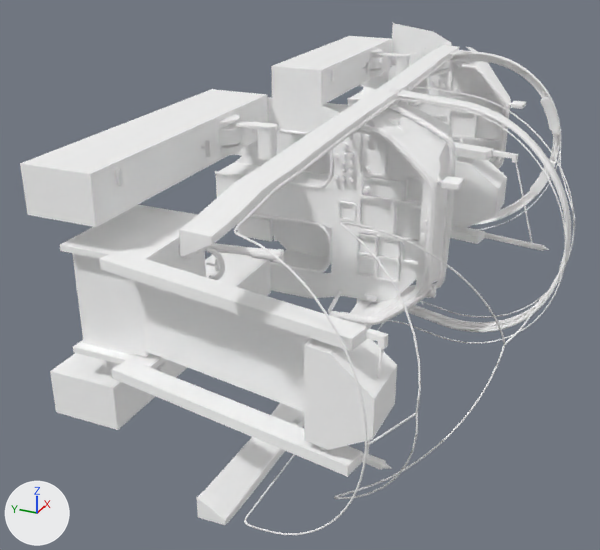
Renders of the glTF model public/models/ct156/performance/ct156-cockpit.glb from each side of a commit.
Before and after are seen from a camera (50 mm lens) standing at (-8.36, -3.95, 3.45) and looking at (0.33, -0.04, -0.9). Every picture has the same lights, and +X, +Y and +Z are marked at lower left. The picture after the commit comes second. Where no turn or scale is listed for an object, it has been applied to the vertices. Vertices at exactly the same position are counted once.

The first picture shows 'body-mesh', 'body-mesh.001', 'body-mesh.002', 'body-mesh.005', 'body-mesh.006', 'canopy-rails-mesh.001', 'forward-bow-mesh', 'pcl-mesh', 'pcl-mesh.001', 'seat-mesh.001', 'seat-mesh.003', 'shade-mesh' and 10 more.
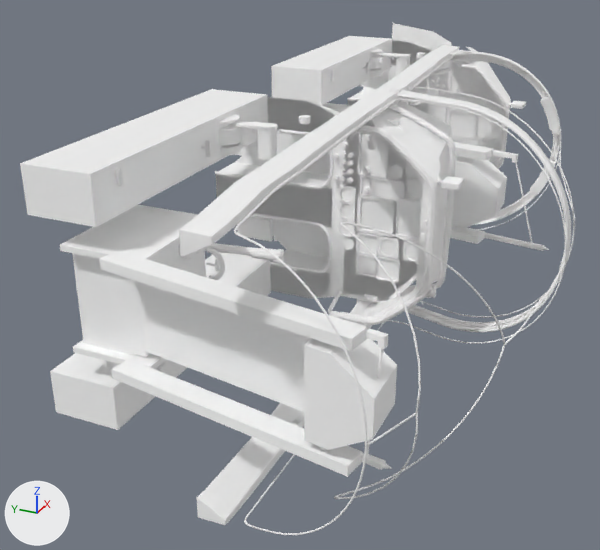
Boxes (x1, y1, x2, y2) around the edits, measured in the pictures (600 x 550 px; the box of a moved part takes in the faces that stretch with it):
'body-mesh', reshaped (28% narrower)
    before: (159, 98, 558, 366)
    after: (216, 41, 505, 303)
part 1 of me_cockpit_body_020, moved or reshaped
    before: (531, 98, 558, 194)
    after: (348, 41, 505, 159)
part 2 of me_cockpit_body_020, added
    after: (216, 97, 419, 303)
part 3 of me_cockpit_body_025, rebuilt (10% narrower, 9% shorter)
    before: (337, 201, 357, 222)
    after: (338, 202, 356, 221)
part 4 of me_cockpit_body_025, rebuilt
    before: (358, 133, 388, 177)
    after: (357, 133, 388, 178)
part 5 of me_cockpit_body_025, added
    after: (433, 103, 447, 116)
part 6 of me_cockpit_body_025, added
    after: (339, 185, 356, 204)
part 7 of me_cockpit_body_025, added
    after: (338, 219, 355, 237)
part 8 of me_cockpit_body_025, added
    after: (393, 198, 421, 241)
part 9 of me_cockpit_body_025, deleted
    before: (390, 200, 421, 245)
part 10 of me_cockpit_body_025, moved or reshaped
    before: (433, 63, 503, 159)
    after: (433, 62, 505, 157)
part 11 of me_cockpit_body_025, moved or reshaped
    both: (355, 176, 421, 283)

The edits, one by one:
Material 'panel' (mat_panel) is new.
Its base color is (1.0, 1.0, 1.0) (white #ffffff).
Its metallic is 1.0.
Its roughness is 1.0.
me_cockpit_body_020 is used by ob_body_mesh; location (0.0, 0.0, 0.0).
me_cockpit_body_020 had 252 vertices, 488 faces and spanned x -2.25..4.3, y -2.46..0.42, z -0.92..0.74.
me_cockpit_body_020 no longer uses material mat_mirror (white #ffffff).
me_cockpit_body_020 now has 516 vertices, 572 faces and spans x 0.47..5.21, y -1.66..1.2, z -1.27..1.27.
me_cockpit_body_020 part 1: 200 vertices removed from x 4.24..4.3, y -2.46..-2.17, z -0.74..0.74; 258 vertices added at x 5.1..5.21, y -1.5..1.2, z -1.27..1.27.
me_cockpit_body_020 part 2: 258 vertices added at x 0.47, y -1.66..1.2, z -1.27..1.27.
Other edits to the shape of me_cockpit_body_020 do not show in these pictures.
me_cockpit_body_020 gains material mat_panel (white #ffffff).
me_cockpit_body_025 is used by ob_body_mesh_005; location (0.0, 0.0, 0.0).
me_cockpit_body_025 had 3466 vertices, 6652 faces and spanned x -2.92..5.6, y -3.2..1.2, z -1.36..1.36.
me_cockpit_body_025 now has 3530 vertices, 6172 faces and spans x -2.92..5.6, y -3.2..1.2, z -1.36..1.36.
me_cockpit_body_025 part 3: the loose piece of 48 vertices spanning x 0.44..0.47, y -0.72..-0.48, z -0.12..0.11 is rebuilt with 64 vertices and now spans x 0.45..0.47, y -0.7..-0.49, z -0.11..0.1.
me_cockpit_body_025 part 4: the loose piece of 48 vertices spanning x 0.44..0.47, y -1.07..-0.73, z 0.48..0.98 is rebuilt with 32 vertices and now spans x 0.45..0.47, y -1.08..-0.72, z 0.47..1.0.
me_cockpit_body_025 part 5: a new loose piece of 64 vertices spanning x 5.09..5.13, y -0.54..-0.33, z 0.11..0.32, in mat_dark (white #ffffff).
me_cockpit_body_025 part 6: a new loose piece of 64 vertices spanning x 0.45..0.47, y -0.7..-0.49, z 0.11..0.32, in mat_dark (white #ffffff).
me_cockpit_body_025 part 7: a new loose piece of 64 vertices spanning x 0.45..0.47, y -0.7..-0.49, z -0.33..-0.12, in mat_dark (white #ffffff).
me_cockpit_body_025 part 8: a new loose piece of 32 vertices spanning x 0.45..0.47, y -1.68..-1.19, z -0.24..0.25, in mat_dark (white #ffffff).
me_cockpit_body_025 part 9: the loose piece of 48 vertices spanning x 0.32..0.4, y -1.67..-1.18, z -0.24..0.25 is deleted.
me_cockpit_body_025 part 10: 14 vertices moved from x 5.09..5.17, y -1.06..-0.54, z -0.82..0.49 to x 5.11..5.17, y -1.1..-0.54, z -0.82..0.49; 431 vertices removed from x 5.08..5.2, y -1.44..-0.32, z -0.82..0.98; 431 vertices added at x 5.09..5.21, y -1.52..-0.33, z -0.82..1.0.
me_cockpit_body_025 part 11: 17 vertices moved from x 0.41..0.47, y -1.29..-0.75, z -0.82..0.22 to x 0.45, y -1.29..-0.73, z -0.82..0.23; 324 vertices removed from x 0.41..0.49, y -1.61..-0.73, z -0.82..0.53; 292 vertices added at x 0.45..0.47, y -1.58..-0.73, z -0.82..0.51.
Other edits to the shape of me_cockpit_body_025 do not show in these pictures.
